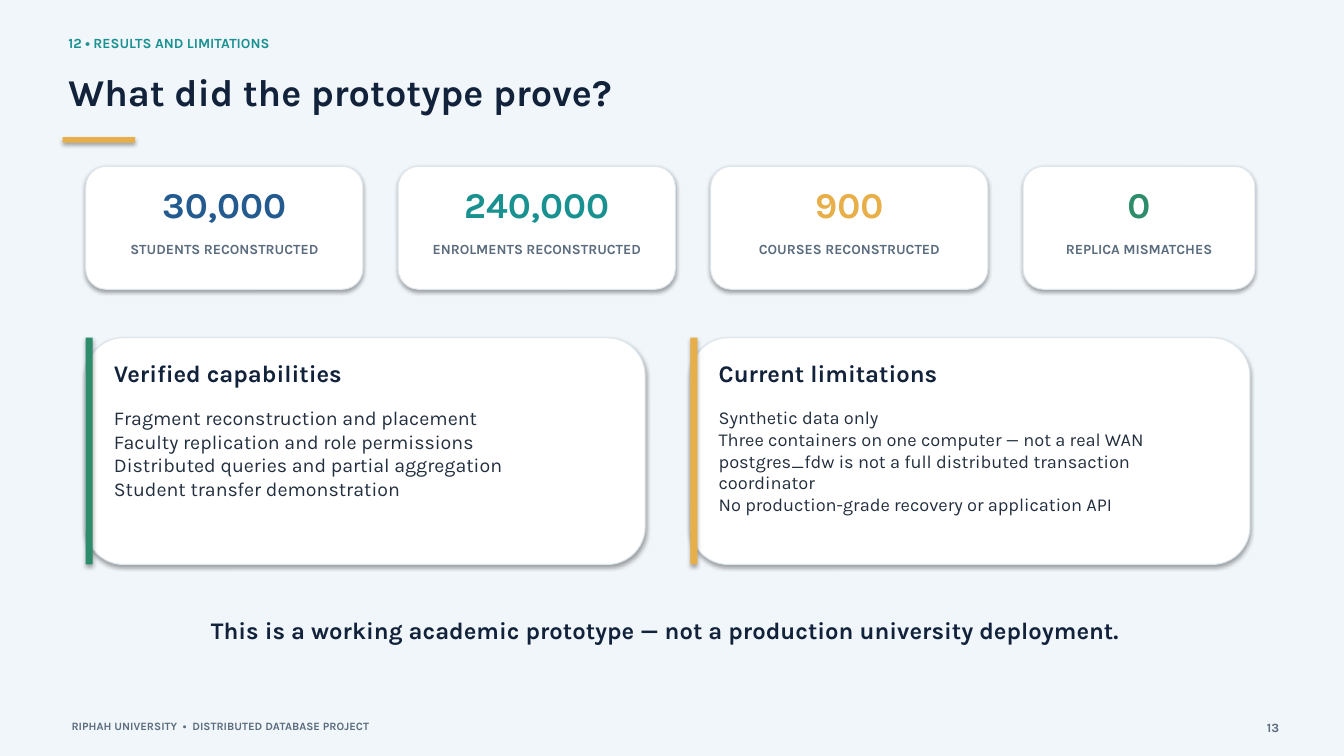
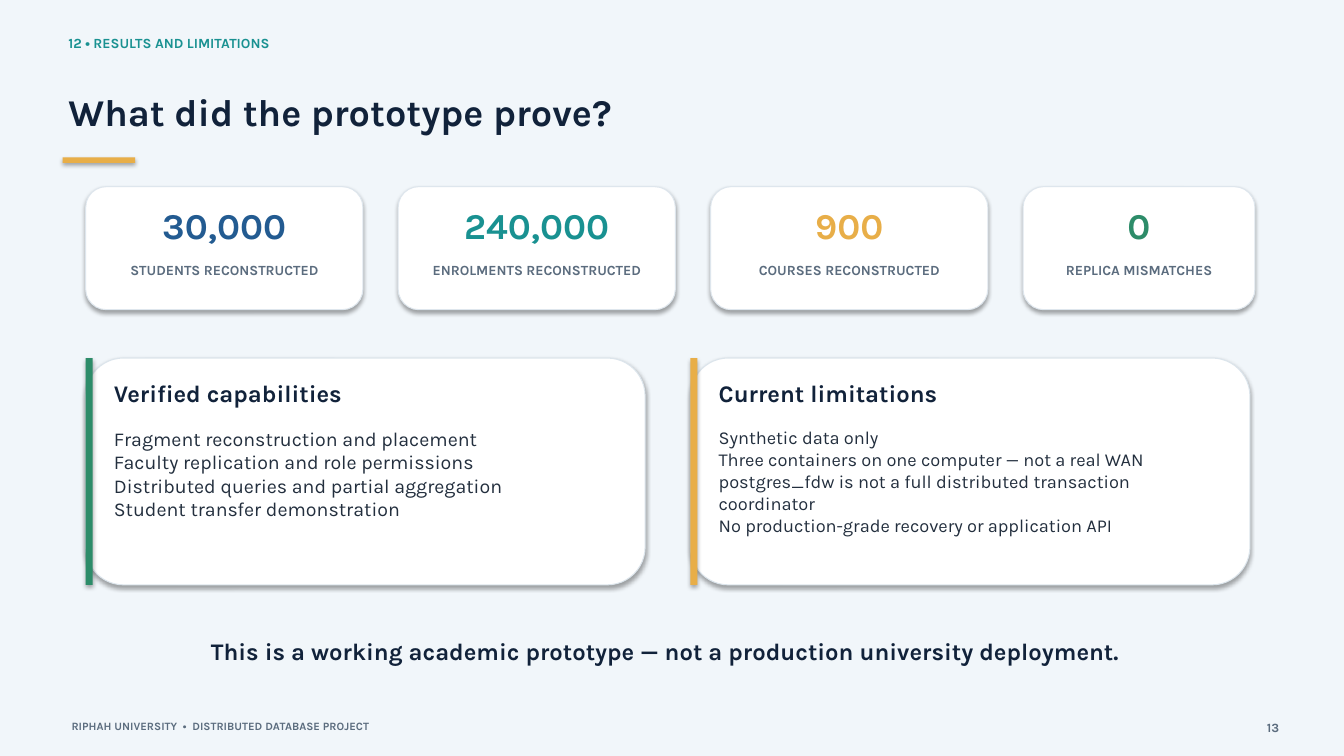
Before and after one commit to AbdulMooiz/Distrubuted_Database_for_Riphah_University, a slide deck: slide 13 of Project Presentation.pptx. Drawn at 1344x756 pixels with LibreOffice and Linux fonts; fonts in the diff are those of the drawing. Boxes give left, top, right and bottom in pixels: in the first picture for what was removed or moved away, otherwise in the second. Text is boxed around its words. In the diff, an @@ line names an element or a change of style, - is before the commit and + after.

```diff
--- a/Project Presentation.pptx
+++ b/Project Presentation.pptx
@@ 14 texts, 6 rounded rectangles, 3 rectangles moved together from (x1=63, y1=79, x2=1255, y2=645) to (x1=63, y1=99, x2=1255, y2=665) @@
```
Also in this commit, not shown: 7 other slides changed, 2 other files.
